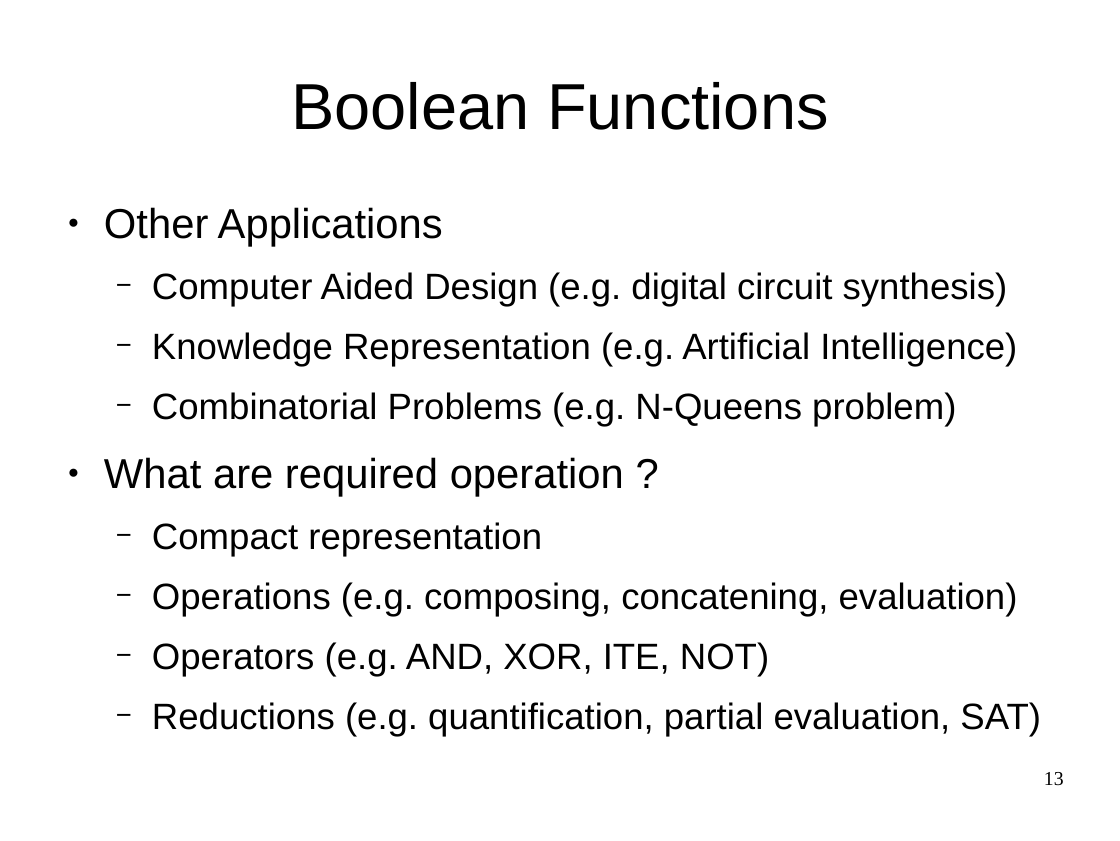
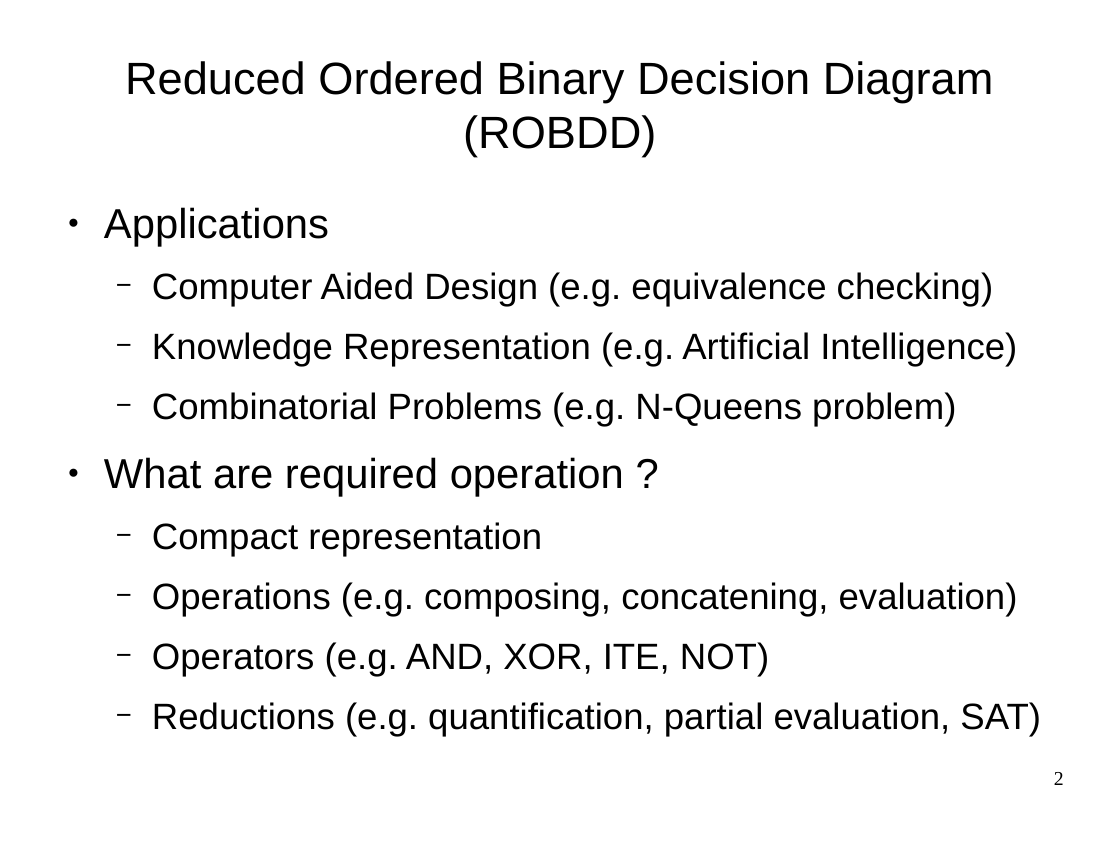
Before and after one commit to FenouilletLucas/DAGaml, a slide deck: slide 2 of doc/2017-06-19-odp/final.odp (slide 13 before the commit). Drawn at 1120x841 pixels with LibreOffice and Linux fonts; fonts in the diff are those of the drawing. Boxes give left, top, right and bottom in pixels: in the first picture for what was removed or moved away, otherwise in the second. Text is boxed around its words. In the diff, an @@ line names an element or a change of style, - is before the commit and + after.

```diff
--- a/doc/2017-06-19-odp/final.odp
+++ b/doc/2017-06-19-odp/final.odp
@@ title at box(125, 61, 994, 157): text changed; size 46 to 32 pt @@
-Boolean Functions
+Reduced Ordered Binary Decision Diagram (ROBDD)
@@ text at box(104, 207, 993, 306): text changed @@
-● Other Applications
-  − Computer Aided Design (e.g. digital circuit synthesis)
+● Applications
+  − Computer Aided Design (e.g. equivalence checking)
@@ page number at box(1054, 772, 1064, 785): text changed @@
-13
+2
```
Also in this commit, not shown: 12 other slides changed, 44 slides added, 21 slides removed.
